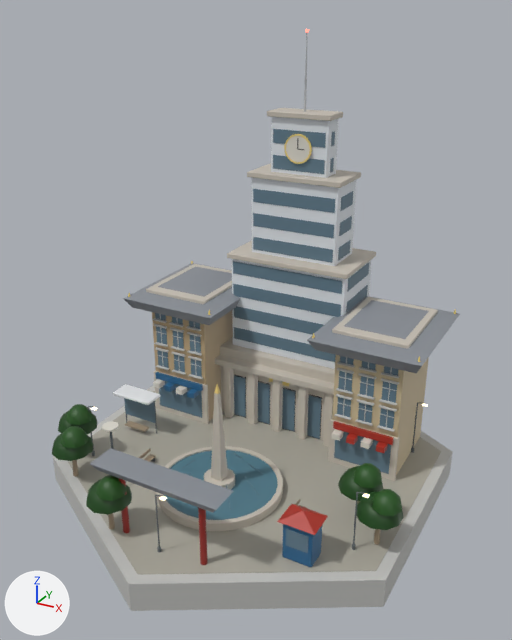
Before and after pictures for a commit that changed the glTF model native/godot/assets/art/blender/cityCenter_asia.glb.
Rendered twice from a camera (50 mm lens) standing at (17.8, -32.1, 25.2) and looking at (0.5, -0.6, 9.5). The axes (+X, +Y, +Z) are drawn at lower left. The lights are the same throughout. The picture after the commit comes second. Vertices at exactly the same position are counted once.

Objects in the first picture: 'cladding', 'glass', 'glow_warm', 'leaf', 'paint', 'pavers', 'plaster', 'roof_slate', 'stone', 'wall_concrete' and 5 more.
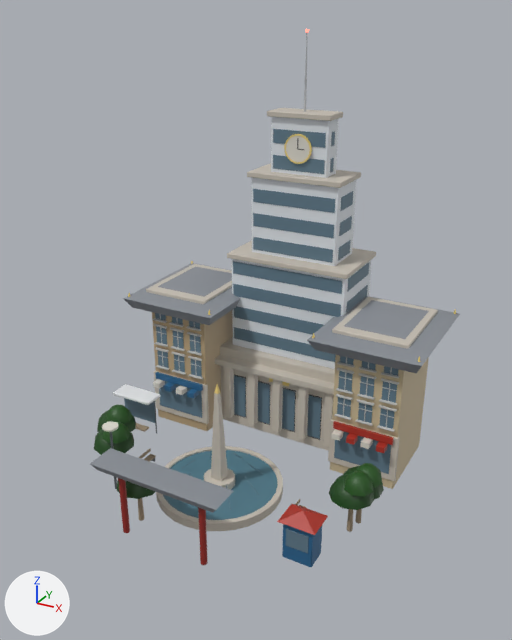
Boxes [x1, y1, x2, y2] around the edits, measured in the pictures (512 x 640 px; the box of a moved part takes in the faces that stretch with it):
'pavers', deleted
    before: [67, 391, 441, 575]
'wall_concrete', reshaped (38% narrower, 60% shorter)
    before: [53, 314, 453, 611]
    after: [153, 314, 400, 432]
'leaf', reshaped (17% narrower, 16% shorter)
    before: [52, 404, 403, 530]
    after: [94, 404, 384, 510]
'glow_warm', deleted
    before: [91, 404, 428, 501]
part 1 of me_leaf, moved or reshaped
    before: [58, 411, 98, 434]
    after: [97, 411, 136, 432]
part 2 of me_leaf, moved or reshaped
    before: [66, 404, 93, 425]
    after: [105, 404, 132, 424]
part 3 of me_leaf, moved or reshaped
    before: [357, 491, 403, 530]
    after: [329, 474, 374, 510]
part 4 of me_leaf, moved or reshaped
    before: [372, 489, 402, 516]
    after: [344, 471, 373, 497]
part 5 of me_leaf, moved or reshaped
    before: [52, 433, 94, 461]
    after: [94, 429, 134, 455]
part 6 of me_leaf, moved or reshaped
    before: [60, 426, 89, 448]
    after: [102, 421, 130, 443]
part 7 of me_leaf, moved or reshaped
    before: [86, 479, 132, 515]
    after: [117, 481, 155, 499]
part 8 of me_leaf, moved or reshaped (not visible afterwards)
    before: [96, 475, 127, 501]
part 9 of me_wall_concrete, deleted
    before: [53, 386, 453, 611]

The change, as a diff of the scene's bpy script:
```diff
--- a/native/godot/assets/art/blender/cityCenter_asia.glb.py
+++ b/native/godot/assets/art/blender/cityCenter_asia.glb.py
@@ me_leaf @@
 # used by ob_leaf; location = (0.0, 0.0, 0.0)
-me_leaf.from_pydata(...)  # 330 vertices, 550 faces; spans x -10.5..10.6, y -10.8..-1.2, z 2.0..3.7
+me_leaf.from_pydata(...)  # 330 vertices, 550 faces; spans x -8.5..9.0, y -9.1..-1.2, z 2.0..3.7
+# me_leaf part 1: the loose piece of 41 vertices spanning x -10.5..-8.3, y -6.2..-3.8, z 2.0..3.1 is moved by (2.1, 1.1, 0.0)
+# me_leaf part 2: the loose piece of 25 vertices spanning x -9.8..-8.2, y -6.0..-4.4, z 2.8..3.7 is moved by (2.1, 1.1, 0.0)
+# me_leaf part 3: the loose piece of 41 vertices spanning x 8.3..10.5, y -5.2..-2.8, z 2.0..3.1 is moved by (-1.8, 0.8, 0.0)
+# me_leaf part 4: the loose piece of 25 vertices spanning x 9.0..10.6, y -5.0..-3.4, z 2.8..3.7 is moved by (-1.8, 0.8, 0.0)
+# me_leaf part 5: the loose piece of 41 vertices spanning x -9.1..-6.9, y -8.2..-5.8, z 2.0..3.1 is moved by (1.8, 1.5, 0.0)
+# me_leaf part 6: the loose piece of 25 vertices spanning x -8.4..-6.8, y -8.0..-6.4, z 2.8..3.7 is moved by (1.8, 1.5, 0.0)
+# me_leaf part 7: the loose piece of 41 vertices spanning x -4.3..-2.1, y -10.8..-8.4, z 2.0..3.1 is moved by (0.6, 1.7, 0.0)
+# me_leaf part 8: the loose piece of 25 vertices spanning x -3.6..-2.0, y -10.6..-9.0, z 2.8..3.7 is moved by (0.6, 1.7, 0.0)
 me_leaf.materials.append(mat_leaf)
@@ me_wall_concrete @@
 # used by ob_wall_concrete; location = (0.0, 0.0, 0.0)
-me_wall_concrete.from_pydata(...)  # 1164 vertices, 2036 faces; spans x -10.7..10.7, y -12.3..12.3, z -1.6..8.2
+me_wall_concrete.from_pydata(...)  # 1152 vertices, 2016 faces; spans x -8.2..8.2, y 1.4..1.6, z 3.4..8.2
+# me_wall_concrete part 9: the loose piece of 12 vertices spanning x -10.7..10.7, y -12.3..12.3, z -1.6..0.1 is deleted
 me_wall_concrete.materials.append(mat_wall_concrete)
@@ ob_glow_warm @@
-ob_glow_warm = bpy.data.objects.new('glow_warm', me_glow_warm)
-ob_glow_warm.location = (0.0, 0.0, 0.0)
@@ ob_pavers @@
-ob_pavers = bpy.data.objects.new('pavers', me_pavers)
-ob_pavers.location = (0.0, 0.0, 0.0)
```
